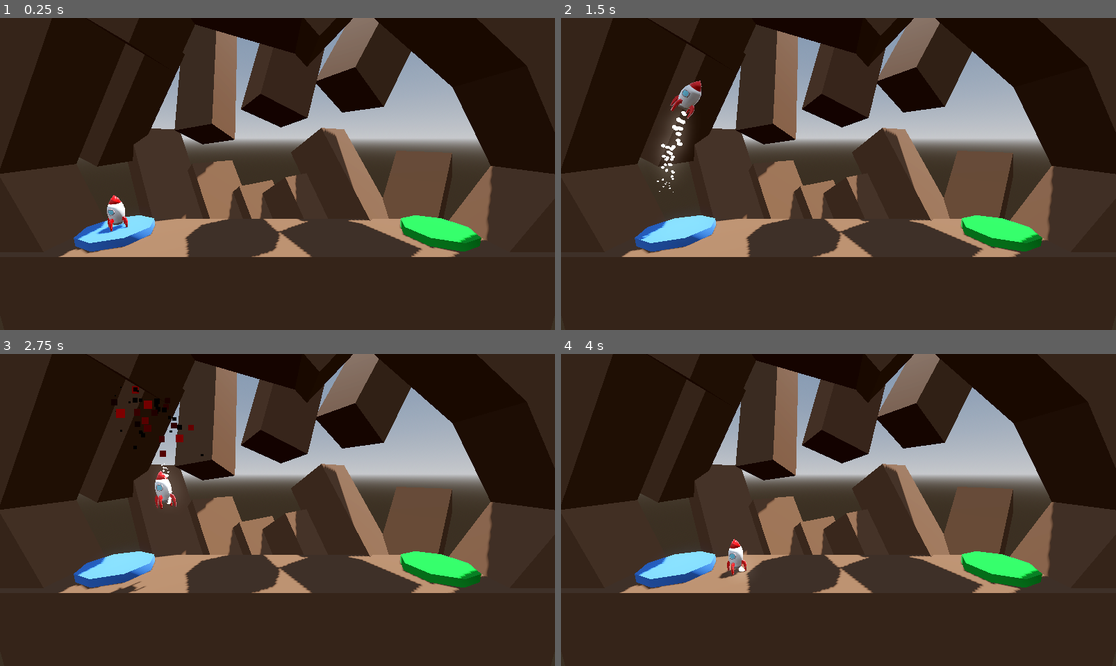
Above: before the commit, frames 1-4 (two rows, left to right).
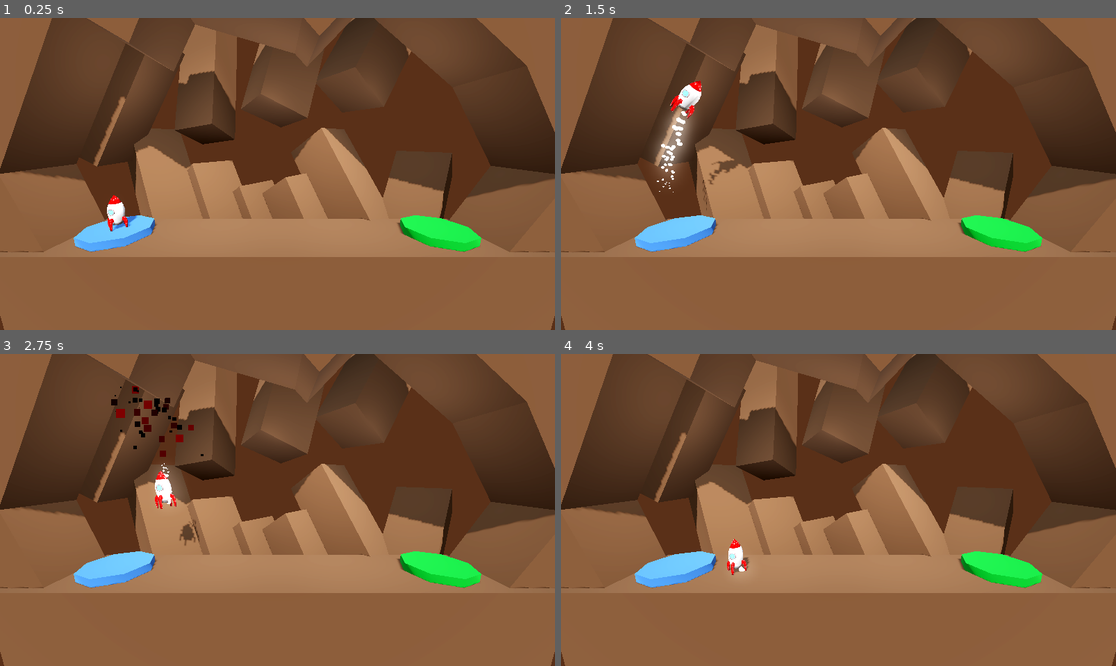
Above: after the commit, the same moments.

Repository: yrubner/ProjectBoost
Game: Godot game, scene res://Level/level.tscn
The game is run twice, just before and just after one commit, with the same random seed, the same clock (stepped at 60 frames per second) and the same inputs.
Inputs:
- Up to frame 1 (0.25 s): no input
- Up to frame 2 (1.5 s): tap Enter at 0.5 s; hold D (rotate_right) 0.53-1.28 s; hold Space (boost) 0.53-1.28 s; hold A (rotate_left) from 1.28 s (still down); tap Space (boost) at 1.35 s
- Up to frame 3 (2.75 s): release A (rotate_left) at 2.03 s; hold D (rotate_right) from 2.03 s (still down); hold Space (boost) from 2.03 s (still down)
- Up to frame 4 (4 s): release Space (boost) at 2.78 s; tap Space (boost) at 2.85 s; release D (rotate_right) at 3.53 s; hold A (rotate_left) from 3.53 s (still down); hold Space (boost) from 3.53 s (still down)

The runs differ from the first frame. In frame 1, 92% of the frame differs, in the area x 0-100%, y 0-100%; in frame 2, 92%; in frame 3, 91%; in frame 4, 92%.

Commit message:
Finished Lesson 29: Lighting the Scene

Diff:
--- a/Background.tscn
+++ b/Background.tscn
@@ -1,7 +1,22 @@
-[gd_scene load_steps=2 format=3 uid="uid://b201yqwip1c1e"]
+[gd_scene load_steps=5 format=3 uid="uid://b201yqwip1c1e"]
 
 [sub_resource type="StandardMaterial3D" id="StandardMaterial3D_q6vin"]
 albedo_color = Color(0.4, 0.270588, 0.176471, 1)
+
+[sub_resource type="ProceduralSkyMaterial" id="ProceduralSkyMaterial_ssyjr"]
+sky_horizon_color = Color(0.64625, 0.65575, 0.67075, 1)
+ground_horizon_color = Color(0.64625, 0.65575, 0.67075, 1)
+
+[sub_resource type="Sky" id="Sky_2xj8r"]
+sky_material = SubResource("ProceduralSkyMaterial_ssyjr")
+
+[sub_resource type="Environment" id="Environment_t8v0j"]
+background_mode = 1
+background_color = Color(0.07, 0.04074, 0.0238, 1)
+sky = SubResource("Sky_2xj8r")
+ambient_light_source = 3
+tonemap_mode = 2
+glow_enabled = true
 
 [node name="Floor" type="CSGBox3D" groups=["Hazard"]]
 transform = Transform3D(1, 0, 0, 0, 1, 0, 0, 0, 1, 0, -4, 0)
@@ -98,3 +113,26 @@
 transform = Transform3D(-0.299421, -0.0214962, -0.953879, 0.345539, 0.929439, -0.12941, 0.889354, -0.36835, -0.270866, -7.16856, 19.5671, -12)
 size = Vector3(4, 20, 4)
 material = SubResource("StandardMaterial3D_q6vin")
+
+[node name="DirectionalLight3D" type="DirectionalLight3D" parent="."]
+transform = Transform3D(0.984808, -0.111619, 0.133022, 0, 0.766044, 0.642788, -0.173648, -0.633022, 0.754407, 0, 0, 0)
+light_energy = 0.5
+shadow_enabled = true
+
+[node name="WorldEnvironment" type="WorldEnvironment" parent="."]
+environment = SubResource("Environment_t8v0j")
+
+[node name="OmniLight3D" type="OmniLight3D" parent="."]
+transform = Transform3D(1, 0, 0, 0, 1, 0, 0, 0, 1, 0, 12, -1)
+omni_range = 12.0
+omni_attenuation = 0.5
+
+[node name="OmniLight3D2" type="OmniLight3D" parent="."]
+transform = Transform3D(1, 0, 0, 0, 1, 0, 0, 0, 1, -7, 12, -1)
+omni_range = 12.0
+omni_attenuation = 0.5
+
+[node name="OmniLight3D3" type="OmniLight3D" parent="."]
+transform = Transform3D(1, 0, 0, 0, 1, 0, 0, 0, 1, 7, 12, -1)
+omni_range = 12.0
+omni_attenuation = 0.5
--- a/Level/level.tscn
+++ b/Level/level.tscn
@@ -1,21 +1,8 @@
-[gd_scene load_steps=9 format=3 uid="uid://dpxsgj7rov7cv"]
+[gd_scene load_steps=6 format=3 uid="uid://dpxsgj7rov7cv"]
 
 [ext_resource type="Script" path="res://Level/landing_pad.gd" id="1_0yqbd"]
 [ext_resource type="PackedScene" uid="uid://b201yqwip1c1e" path="res://Background.tscn" id="1_bdk2o"]
 [ext_resource type="PackedScene" uid="uid://dqrm7kv72kkc" path="res://player.tscn" id="1_lumro"]
-
-[sub_resource type="ProceduralSkyMaterial" id="ProceduralSkyMaterial_fjb3r"]
-sky_horizon_color = Color(0.64625, 0.65575, 0.67075, 1)
-ground_horizon_color = Color(0.64625, 0.65575, 0.67075, 1)
-
-[sub_resource type="Sky" id="Sky_2xj8r"]
-sky_material = SubResource("ProceduralSkyMaterial_fjb3r")
-
-[sub_resource type="Environment" id="Environment_licyw"]
-background_mode = 2
-sky = SubResource("Sky_2xj8r")
-tonemap_mode = 2
-glow_enabled = true
 
 [sub_resource type="StandardMaterial3D" id="StandardMaterial3D_q1k36"]
 albedo_color = Color(0.251807, 0.471467, 0.834521, 1)
@@ -24,13 +11,6 @@
 albedo_color = Color(1.92523e-07, 0.647781, 0.155302, 1)
 
 [node name="Level" type="Node3D"]
-
-[node name="WorldEnvironment" type="WorldEnvironment" parent="."]
-environment = SubResource("Environment_licyw")
-
-[node name="DirectionalLight3D" type="DirectionalLight3D" parent="."]
-transform = Transform3D(-0.866023, -0.433016, 0.250001, 0, 0.499998, 0.866027, -0.500003, 0.749999, -0.43301, 0, 0, 0)
-shadow_enabled = true
 
 [node name="Floor" parent="." instance=ExtResource("1_bdk2o")]
 
--- a/Level/level_2.tscn
+++ b/Level/level_2.tscn
@@ -1,21 +1,8 @@
-[gd_scene load_steps=10 format=3 uid="uid://csddy4b0ykb6f"]
+[gd_scene load_steps=7 format=3 uid="uid://csddy4b0ykb6f"]
 
 [ext_resource type="Script" path="res://Level/landing_pad.gd" id="1_ncp3w"]
 [ext_resource type="PackedScene" uid="uid://dqrm7kv72kkc" path="res://player.tscn" id="2_abnwl"]
 [ext_resource type="PackedScene" uid="uid://b201yqwip1c1e" path="res://Background.tscn" id="3_jtg46"]
-
-[sub_resource type="ProceduralSkyMaterial" id="ProceduralSkyMaterial_fjb3r"]
-sky_horizon_color = Color(0.64625, 0.65575, 0.67075, 1)
-ground_horizon_color = Color(0.64625, 0.65575, 0.67075, 1)
-
-[sub_resource type="Sky" id="Sky_2xj8r"]
-sky_material = SubResource("ProceduralSkyMaterial_fjb3r")
-
-[sub_resource type="Environment" id="Environment_licyw"]
-background_mode = 2
-sky = SubResource("Sky_2xj8r")
-tonemap_mode = 2
-glow_enabled = true
 
 [sub_resource type="StandardMaterial3D" id="StandardMaterial3D_5jl3y"]
 albedo_color = Color(0.792157, 0.262745, 0.603922, 1)
@@ -27,13 +14,6 @@
 albedo_color = Color(1.92523e-07, 0.647781, 0.155302, 1)
 
 [node name="Level" type="Node3D"]
-
-[node name="WorldEnvironment" type="WorldEnvironment" parent="."]
-environment = SubResource("Environment_licyw")
-
-[node name="DirectionalLight3D" type="DirectionalLight3D" parent="."]
-transform = Transform3D(-0.866023, -0.433016, 0.250001, 0, 0.499998, 0.866027, -0.500003, 0.749999, -0.43301, 0, 0, 0)
-shadow_enabled = true
 
 [node name="Obstacle" type="CSGBox3D" parent="." groups=["Hazard"]]
 transform = Transform3D(1, 0, 0, 0, 1, 0, 0, 0, 1, 0, 2, 0)
--- a/Level/level_3.tscn
+++ b/Level/level_3.tscn
@@ -1,21 +1,8 @@
-[gd_scene load_steps=10 format=3 uid="uid://c0ykxjewjv1vn"]
+[gd_scene load_steps=7 format=3 uid="uid://c0ykxjewjv1vn"]
 
 [ext_resource type="Script" path="res://Level/landing_pad.gd" id="1_dja3i"]
 [ext_resource type="PackedScene" uid="uid://dqrm7kv72kkc" path="res://player.tscn" id="2_i67k4"]
 [ext_resource type="PackedScene" uid="uid://b201yqwip1c1e" path="res://Background.tscn" id="3_thxvt"]
-
-[sub_resource type="ProceduralSkyMaterial" id="ProceduralSkyMaterial_fjb3r"]
-sky_horizon_color = Color(0.64625, 0.65575, 0.67075, 1)
-ground_horizon_color = Color(0.64625, 0.65575, 0.67075, 1)
-
-[sub_resource type="Sky" id="Sky_2xj8r"]
-sky_material = SubResource("ProceduralSkyMaterial_fjb3r")
-
-[sub_resource type="Environment" id="Environment_licyw"]
-background_mode = 2
-sky = SubResource("Sky_2xj8r")
-tonemap_mode = 2
-glow_enabled = true
 
 [sub_resource type="StandardMaterial3D" id="StandardMaterial3D_5jl3y"]
 albedo_color = Color(0.792157, 0.262745, 0.603922, 1)
@@ -27,13 +14,6 @@
 albedo_color = Color(1.92523e-07, 0.647781, 0.155302, 1)
 
 [node name="Level" type="Node3D"]
-
-[node name="WorldEnvironment" type="WorldEnvironment" parent="."]
-environment = SubResource("Environment_licyw")
-
-[node name="DirectionalLight3D" type="DirectionalLight3D" parent="."]
-transform = Transform3D(-0.866023, -0.433016, 0.250001, 0, 0.499998, 0.866027, -0.500003, 0.749999, -0.43301, 0, 0, 0)
-shadow_enabled = true
 
 [node name="Obstacle" type="CSGBox3D" parent="." groups=["Hazard"]]
 transform = Transform3D(1, 0, 0, 0, 1, 0, 0, 0, 1, 0, 2, 0)
--- a/Level/level_4.tscn
+++ b/Level/level_4.tscn
@@ -1,22 +1,9 @@
-[gd_scene load_steps=10 format=3 uid="uid://vpgma8ctx2mf"]
+[gd_scene load_steps=7 format=3 uid="uid://vpgma8ctx2mf"]
 
 [ext_resource type="Script" path="res://Level/landing_pad.gd" id="1_q5rcc"]
 [ext_resource type="PackedScene" uid="uid://dqrm7kv72kkc" path="res://player.tscn" id="2_0m8gf"]
 [ext_resource type="PackedScene" uid="uid://bsnqy5rudp6d3" path="res://moving_hazard.tscn" id="3_ytdt6"]
 [ext_resource type="PackedScene" uid="uid://b201yqwip1c1e" path="res://Background.tscn" id="4_gut6c"]
-
-[sub_resource type="ProceduralSkyMaterial" id="ProceduralSkyMaterial_fjb3r"]
-sky_horizon_color = Color(0.64625, 0.65575, 0.67075, 1)
-ground_horizon_color = Color(0.64625, 0.65575, 0.67075, 1)
-
-[sub_resource type="Sky" id="Sky_2xj8r"]
-sky_material = SubResource("ProceduralSkyMaterial_fjb3r")
-
-[sub_resource type="Environment" id="Environment_licyw"]
-background_mode = 2
-sky = SubResource("Sky_2xj8r")
-tonemap_mode = 2
-glow_enabled = true
 
 [sub_resource type="StandardMaterial3D" id="StandardMaterial3D_q1k36"]
 albedo_color = Color(0.251807, 0.471467, 0.834521, 1)
@@ -25,13 +12,6 @@
 albedo_color = Color(1.92523e-07, 0.647781, 0.155302, 1)
 
 [node name="Level" type="Node3D"]
-
-[node name="WorldEnvironment" type="WorldEnvironment" parent="."]
-environment = SubResource("Environment_licyw")
-
-[node name="DirectionalLight3D" type="DirectionalLight3D" parent="."]
-transform = Transform3D(-0.866023, -0.433016, 0.250001, 0, 0.499998, 0.866027, -0.500003, 0.749999, -0.43301, 0, 0, 0)
-shadow_enabled = true
 
 [node name="LaunchPad" type="CSGCylinder3D" parent="."]
 transform = Transform3D(1, 0, 0, 0, 1, 0, 0, 0, 1, -10, 0.25, 0)
Not shown, changed: README.md
